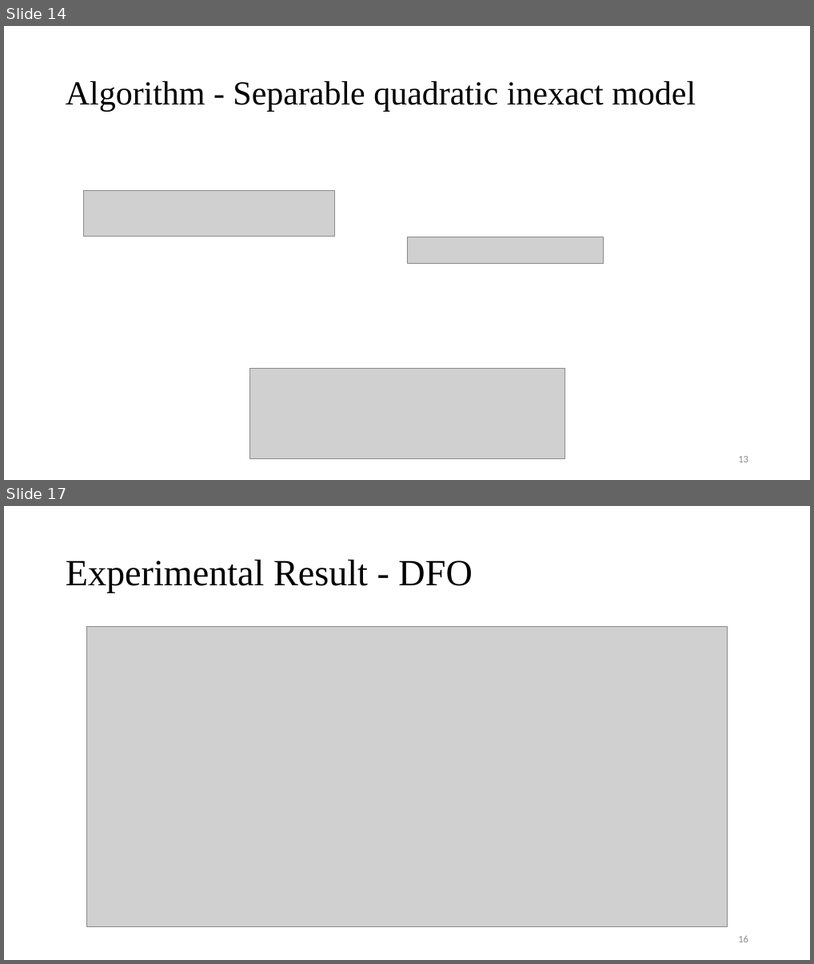
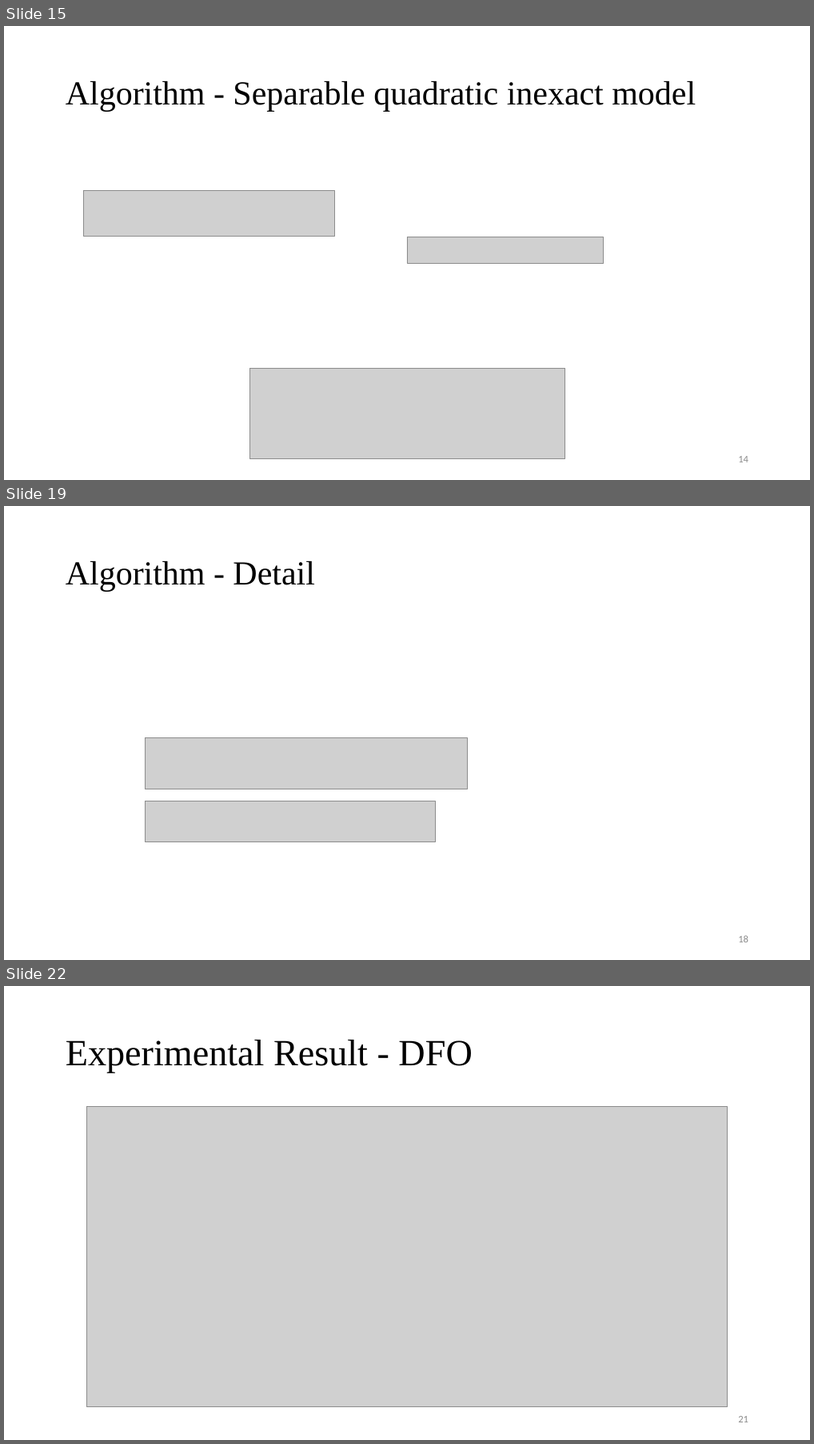
Before and after one commit to Pacific-Feng-Studuies/Studied-Papers, a slide deck: DAC2024/KOSIM/KOSIM A Knowledge-oriented Derivative-free Subspace Method Based on Inexact Model for Inverse Lithography Problems.pptx. Shown one above the other, each under a label of ours: slides 14 and 17 before the commit, slides 15, 19 and 22 after it; the slides between them are not shown. The pictures are 814x964 and 814x1444 pixels, drawn with LibreOffice and Linux fonts; fonts in the diff are those of the drawing; grey boxes stand for pictures. Boxes give left, top, right and bottom in pixels: in the first picture for what was removed or moved away, otherwise in the second. Text is boxed around its words. In the diff, an @@ line names an element or a change of style, - is before the commit and + after.

```diff
--- a/DAC2024/KOSIM/KOSIM A Knowledge-oriented Derivative-free Subspace Method Based on Inexact Model for Inverse Lithography Problems.pptx
+++ b/DAC2024/KOSIM/KOSIM A Knowledge-oriented Derivative-free Subspace Method Based on Inexact Model for Inverse Lithography Problems.pptx
@@ slide 19 added at box(4, 506, 810, 960), background #FFFFFF @@
@@ title added at box(66, 561, 314, 591), 40 pt, text #000000 @@
+Algorithm - Detail
@@ picture added at box(145, 738, 468, 788) @@
@@ picture added at box(145, 800, 436, 842) @@
@@ page number added at box(738, 935, 749, 942), 12 pt, text #8C8C8C @@
+18
@@ what was slide 14 is now slide 15 @@
@@ page number at box(738, 456, 749, 462): text changed @@
-13
+14
@@ what was slide 17 is now slide 22 @@
@@ page number at box(738, 1416, 749, 1422): text changed @@
-16
+21
```
Also in this commit, not shown: 2 slides changed, 5 other slides added, 1 slide removed, 5 other files.
